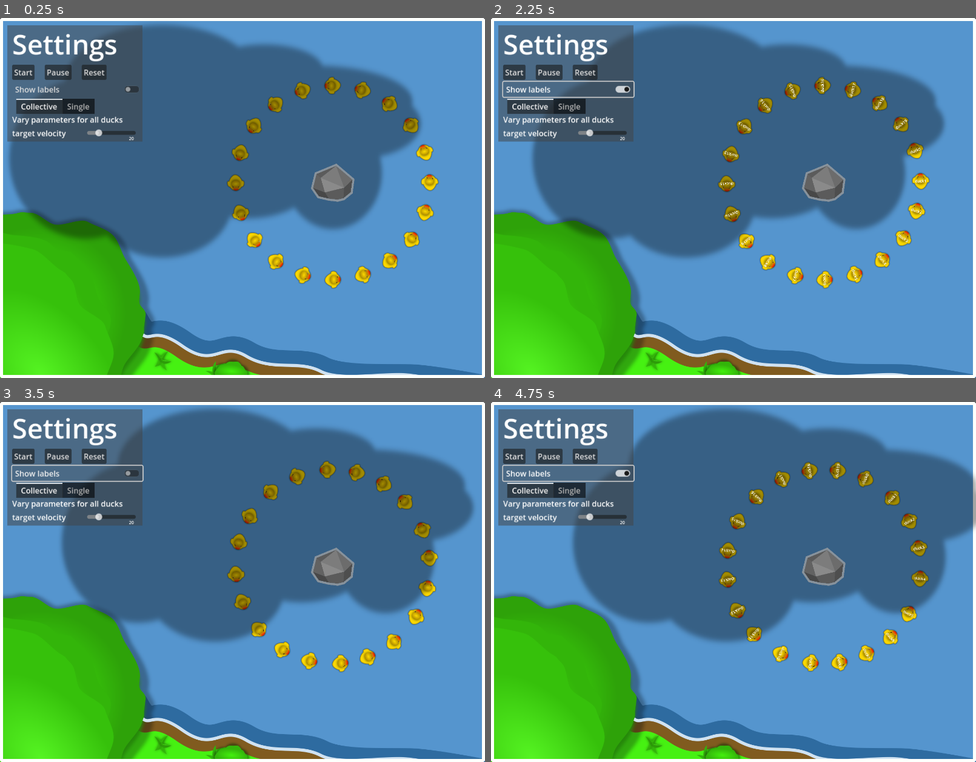
Above: before the commit, frames 1-4 (two rows, left to right).
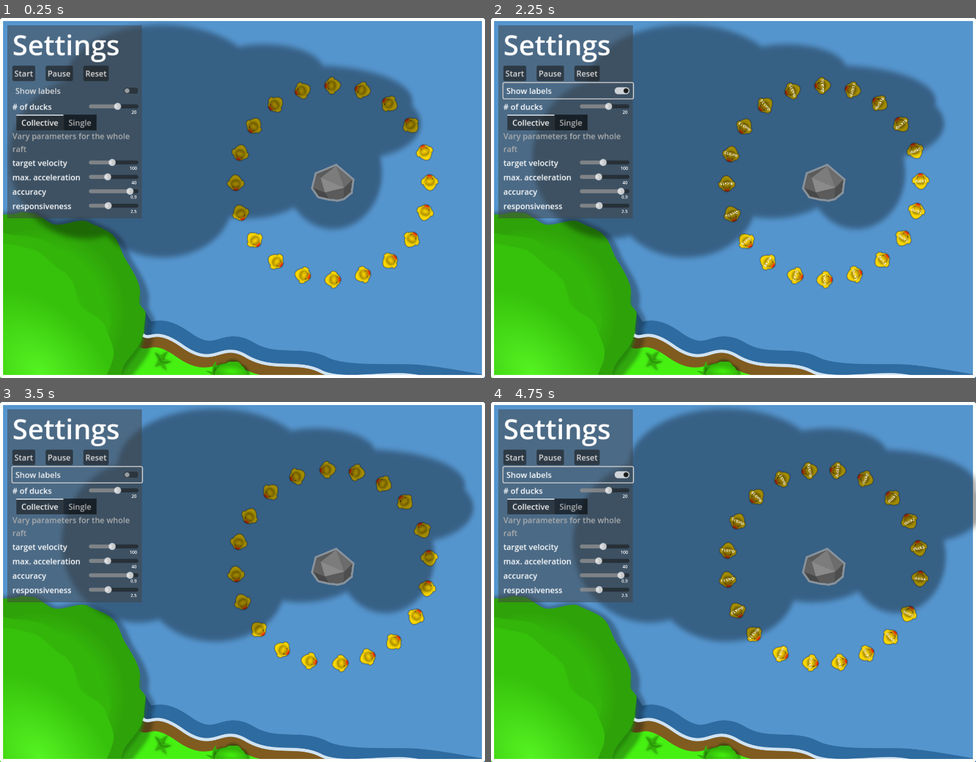
Above: after the commit, the same moments.

Repository: RichtersFinger/DuckTraffic
Game: Godot game, scene res://simulation.tscn
Two runs of this game, one before a commit and one after it. Both use one fixed random seed, a clock stepped at 60 frames per second and the inputs below.
Inputs:
- Up to frame 1 (0.25 s): no input
- Up to frame 2 (2.25 s): click "Start" at 0.5 s; click "Start" at 1.25 s; click "Show labels" at 2 s
- Up to frame 3 (3.5 s): click "Show labels" at 2.75 s
- Up to frame 4 (4.75 s): click "Start" at 3.5 s; click "Show labels" at 4.25 s

The runs differ from the first frame. In frame 1, 8.8% of the frame differs, in the area x 1-30%, y 2-56%; in frame 2, 9.2%; in frame 3, 9.2%; in frame 4, 9.2%.

Commit message:
[GUI] add planned settings options

Diff:
--- a/simulation.tscn
+++ b/simulation.tscn
@@ -57,11 +57,13 @@
 
 [node name="GUI" type="MarginContainer" parent="."]
 z_index = 20
-offset_right = 293.0
-offset_bottom = 254.0
-scale = Vector2(1.505, 1.505)
+offset_right = 301.0
+offset_bottom = 418.0
+scale = Vector2(1.535, 1.535)
 theme_override_constants/margin_left = 15
 theme_override_constants/margin_top = 15
+theme_override_constants/margin_right = 15
+theme_override_constants/margin_bottom = 15
 script = ExtResource("6_ygy4c")
 
 [node name="TextureRect" type="ColorRect" parent="GUI"]
@@ -99,6 +101,16 @@
 [node name="ShowLabels" type="CheckButton" parent="GUI/MarginContainer/VBoxContainer"]
 layout_mode = 2
 text = "Show labels"
+
+[node name="SliderItem" parent="GUI/MarginContainer/VBoxContainer" instance=ExtResource("6_81hte")]
+layout_mode = 2
+
+[node name="Name" parent="GUI/MarginContainer/VBoxContainer/SliderItem" index="0"]
+text = "# of ducks"
+
+[node name="HSlider" parent="GUI/MarginContainer/VBoxContainer/SliderItem" index="1"]
+min_value = 5.0
+max_value = 30.0
 
 [node name="TabContainer" type="TabContainer" parent="GUI/MarginContainer/VBoxContainer"]
 layout_mode = 2
@@ -113,13 +125,53 @@
 
 [node name="Description" type="Label" parent="GUI/MarginContainer/VBoxContainer/TabContainer/Collective/VBoxContainer"]
 layout_mode = 2
-text = "Vary parameters for all ducks"
-
-[node name="SliderItem" parent="GUI/MarginContainer/VBoxContainer/TabContainer/Collective/VBoxContainer" instance=ExtResource("6_81hte")]
-layout_mode = 2
-
-[node name="Name" parent="GUI/MarginContainer/VBoxContainer/TabContainer/Collective/VBoxContainer/SliderItem" index="0"]
+theme_override_colors/font_color = Color(0.678431, 0.678431, 0.678431, 1)
+text = "Vary parameters for the whole
+raft"
+
+[node name="SliderItem3" parent="GUI/MarginContainer/VBoxContainer/TabContainer/Collective/VBoxContainer" instance=ExtResource("6_81hte")]
+layout_mode = 2
+
+[node name="Name" parent="GUI/MarginContainer/VBoxContainer/TabContainer/Collective/VBoxContainer/SliderItem3" index="0"]
 text = "target velocity"
+
+[node name="HSlider" parent="GUI/MarginContainer/VBoxContainer/TabContainer/Collective/VBoxContainer/SliderItem3" index="1"]
+min_value = 10.0
+max_value = 200.0
+value = 100.0
+
+[node name="SliderItem2" parent="GUI/MarginContainer/VBoxContainer/TabContainer/Collective/VBoxContainer" instance=ExtResource("6_81hte")]
+layout_mode = 2
+
+[node name="Name" parent="GUI/MarginContainer/VBoxContainer/TabContainer/Collective/VBoxContainer/SliderItem2" index="0"]
+text = "max. acceleration"
+
+[node name="HSlider" parent="GUI/MarginContainer/VBoxContainer/TabContainer/Collective/VBoxContainer/SliderItem2" index="1"]
+min_value = 5.0
+value = 40.0
+
+[node name="SliderItem4" parent="GUI/MarginContainer/VBoxContainer/TabContainer/Collective/VBoxContainer" instance=ExtResource("6_81hte")]
+layout_mode = 2
+
+[node name="Name" parent="GUI/MarginContainer/VBoxContainer/TabContainer/Collective/VBoxContainer/SliderItem4" index="0"]
+text = "accuracy"
+
+[node name="HSlider" parent="GUI/MarginContainer/VBoxContainer/TabContainer/Collective/VBoxContainer/SliderItem4" index="1"]
+max_value = 1.0
+step = 0.05
+value = 0.9
+
+[node name="SliderItem5" parent="GUI/MarginContainer/VBoxContainer/TabContainer/Collective/VBoxContainer" instance=ExtResource("6_81hte")]
+layout_mode = 2
+
+[node name="Name" parent="GUI/MarginContainer/VBoxContainer/TabContainer/Collective/VBoxContainer/SliderItem5" index="0"]
+text = "responsiveness"
+
+[node name="HSlider" parent="GUI/MarginContainer/VBoxContainer/TabContainer/Collective/VBoxContainer/SliderItem5" index="1"]
+min_value = 1.0
+max_value = 5.0
+step = 0.1
+value = 2.5
 
 [node name="Single" type="TabBar" parent="GUI/MarginContainer/VBoxContainer/TabContainer"]
 visible = false
@@ -132,8 +184,62 @@
 
 [node name="Description" type="Label" parent="GUI/MarginContainer/VBoxContainer/TabContainer/Single/VBoxContainer"]
 layout_mode = 2
-text = "Vary parameters for a single duck"
+theme_override_colors/font_color = Color(0.678944, 0.678944, 0.678944, 1)
+text = "Override parameters for a single
+'rouge' duck"
+
+[node name="SliderItem6" parent="GUI/MarginContainer/VBoxContainer/TabContainer/Single/VBoxContainer" instance=ExtResource("6_81hte")]
+layout_mode = 2
+
+[node name="Name" parent="GUI/MarginContainer/VBoxContainer/TabContainer/Single/VBoxContainer/SliderItem6" index="0"]
+text = "target velocity"
+
+[node name="HSlider" parent="GUI/MarginContainer/VBoxContainer/TabContainer/Single/VBoxContainer/SliderItem6" index="1"]
+min_value = 10.0
+max_value = 200.0
+value = 100.0
+
+[node name="SliderItem2" parent="GUI/MarginContainer/VBoxContainer/TabContainer/Single/VBoxContainer" instance=ExtResource("6_81hte")]
+layout_mode = 2
+
+[node name="Name" parent="GUI/MarginContainer/VBoxContainer/TabContainer/Single/VBoxContainer/SliderItem2" index="0"]
+text = "max. acceleration"
+
+[node name="HSlider" parent="GUI/MarginContainer/VBoxContainer/TabContainer/Single/VBoxContainer/SliderItem2" index="1"]
+min_value = 5.0
+value = 40.0
+
+[node name="SliderItem4" parent="GUI/MarginContainer/VBoxContainer/TabContainer/Single/VBoxContainer" instance=ExtResource("6_81hte")]
+layout_mode = 2
+
+[node name="Name" parent="GUI/MarginContainer/VBoxContainer/TabContainer/Single/VBoxContainer/SliderItem4" index="0"]
+text = "accuracy"
+
+[node name="HSlider" parent="GUI/MarginContainer/VBoxContainer/TabContainer/Single/VBoxContainer/SliderItem4" index="1"]
+max_value = 1.0
+step = 0.05
+value = 0.9
+
+[node name="SliderItem5" parent="GUI/MarginContainer/VBoxContainer/TabContainer/Single/VBoxContainer" instance=ExtResource("6_81hte")]
+layout_mode = 2
+
+[node name="Name" parent="GUI/MarginContainer/VBoxContainer/TabContainer/Single/VBoxContainer/SliderItem5" index="0"]
+text = "responsiveness"
+
+[node name="HSlider" parent="GUI/MarginContainer/VBoxContainer/TabContainer/Single/VBoxContainer/SliderItem5" index="1"]
+min_value = 1.0
+max_value = 5.0
+step = 0.1
+value = 2.5
 
 [connection signal="toggled" from="GUI/MarginContainer/VBoxContainer/ShowLabels" to="GUI" method="_on_check_button_toggled"]
 
-[editable path="GUI/MarginContainer/VBoxContainer/TabContainer/Collective/VBoxContainer/SliderItem"]
+[editable path="GUI/MarginContainer/VBoxContainer/SliderItem"]
+[editable path="GUI/MarginContainer/VBoxContainer/TabContainer/Collective/VBoxContainer/SliderItem3"]
+[editable path="GUI/MarginContainer/VBoxContainer/TabContainer/Collective/VBoxContainer/SliderItem2"]
+[editable path="GUI/MarginContainer/VBoxContainer/TabContainer/Collective/VBoxContainer/SliderItem4"]
+[editable path="GUI/MarginContainer/VBoxContainer/TabContainer/Collective/VBoxContainer/SliderItem5"]
+[editable path="GUI/MarginContainer/VBoxContainer/TabContainer/Single/VBoxContainer/SliderItem6"]
+[editable path="GUI/MarginContainer/VBoxContainer/TabContainer/Single/VBoxContainer/SliderItem2"]
+[editable path="GUI/MarginContainer/VBoxContainer/TabContainer/Single/VBoxContainer/SliderItem4"]
+[editable path="GUI/MarginContainer/VBoxContainer/TabContainer/Single/VBoxContainer/SliderItem5"]
